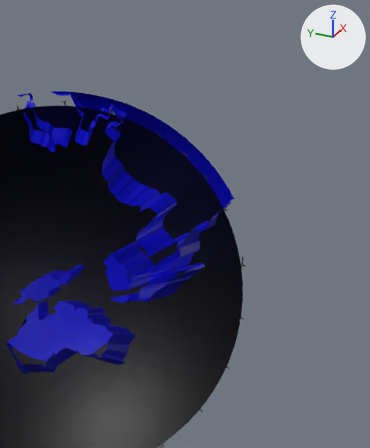
The glTF model models/AR-Experience.glb, before and after one commit.
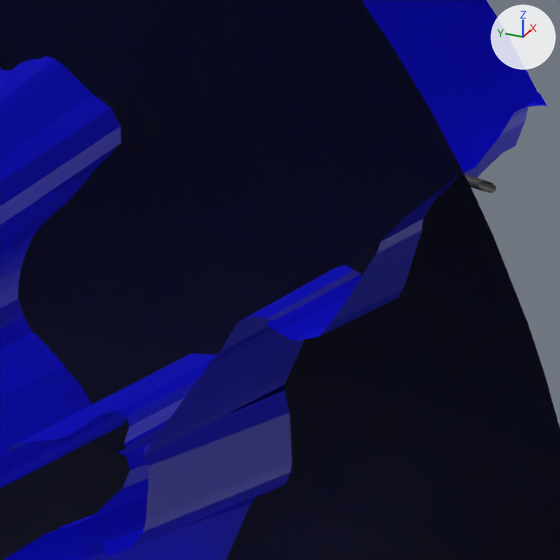
There are two pictures of each version: one from a 50 mm camera at (-0.788, -0.9, 0.783) aimed at (0.975, -0.107, -0.099), one close up on the part from 43% to 64% of the width and 41% to 58% of the height. Arrows for +X, +Y and +Z are at upper right; the lights stay in place. The close-ups show mesh edges as thin lines. Everything nearer to the camera than a plane just in front of the edit is cut away. Where no turn or scale is listed for an object, it has been applied to the vertices.

The older version as bpy lines, for what is in view:
```python
me_icosphere_001 = bpy.data.meshes.new('Icosphere.001')
me_icosphere_001.from_pydata(...)  # 2562 vertices, 5120 faces; spans x -1.0..1.0, y -1.0..1.0, z -1.0..1.0
me_icosphere_001.materials.append(mat_material_002)  # black #010101
me_plane = bpy.data.meshes.new('Plane')
me_plane.from_pydata(...)  # 11578 vertices, 23072 faces; spans x -1.04..1.04, y 0.18..2.04, z -1.39..0.33
me_plane.materials.append(mat_material_001)  # blue #090ae7
ob_icosphere = bpy.data.objects.new('Icosphere', me_icosphere_001)
ob_icosphere.location = (0.0, 0.0, 0.0)
ob_map = bpy.data.objects.new('Map', me_plane)
ob_map.location = (0.0, -1.2164, 0.5463)
```
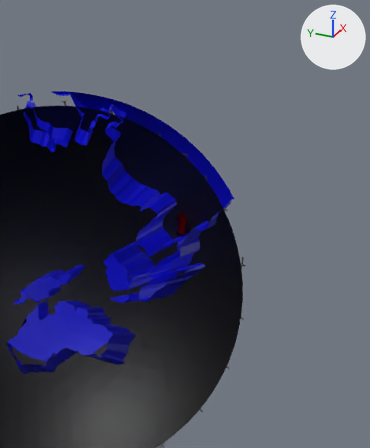
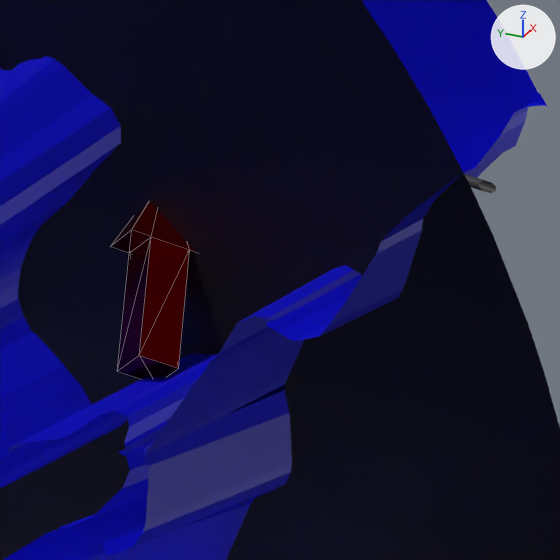
What changed in the scene script:
```text
Add mat_material:
    mat_material = principled_material('Material')
    mat_material.base_color = (0.802, 0.0, 0.00221)  # red #e70007
    mat_material.metallic = 1.0
    mat_material.roughness = 0.177
Add me_cube:
    me_cube.from_pydata(...)  # 16 vertices, 28 faces; spans x -0.0394..0.0663, y -0.0265..0.0351, z -0.0365..0.0539
    me_cube.materials.append(mat_material)  # red #e70007
Add ob_arrow:
    ob_arrow = bpy.data.objects.new('Arrow', me_cube)
    ob_arrow.location = (0.9563, -0.0976, -0.1062)
```

Boxes [x1, y1, x2, y2] around the edits, measured in the close-ups (560 x 560 px):
'Arrow', added (red)
    after: [110, 201, 195, 379]
